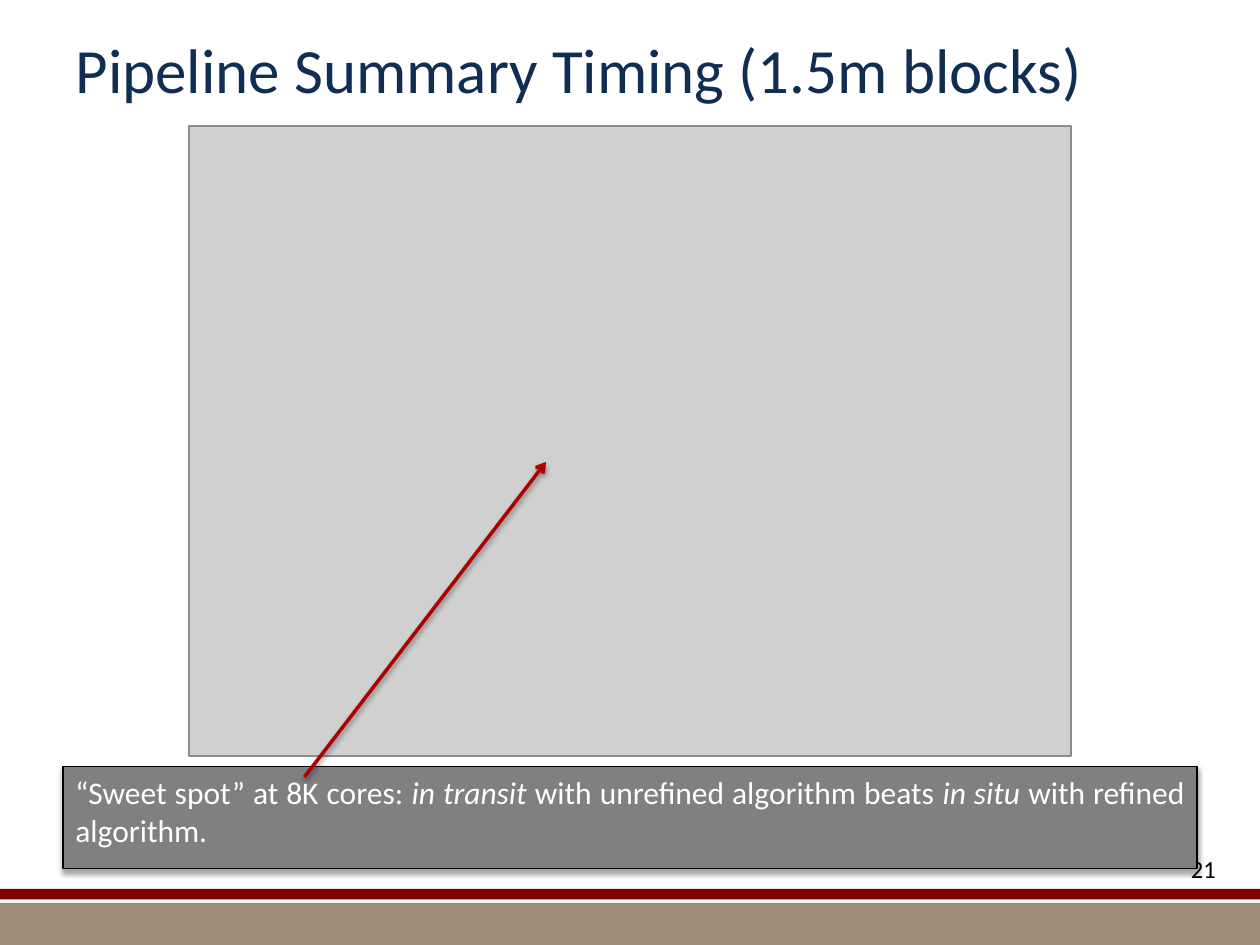
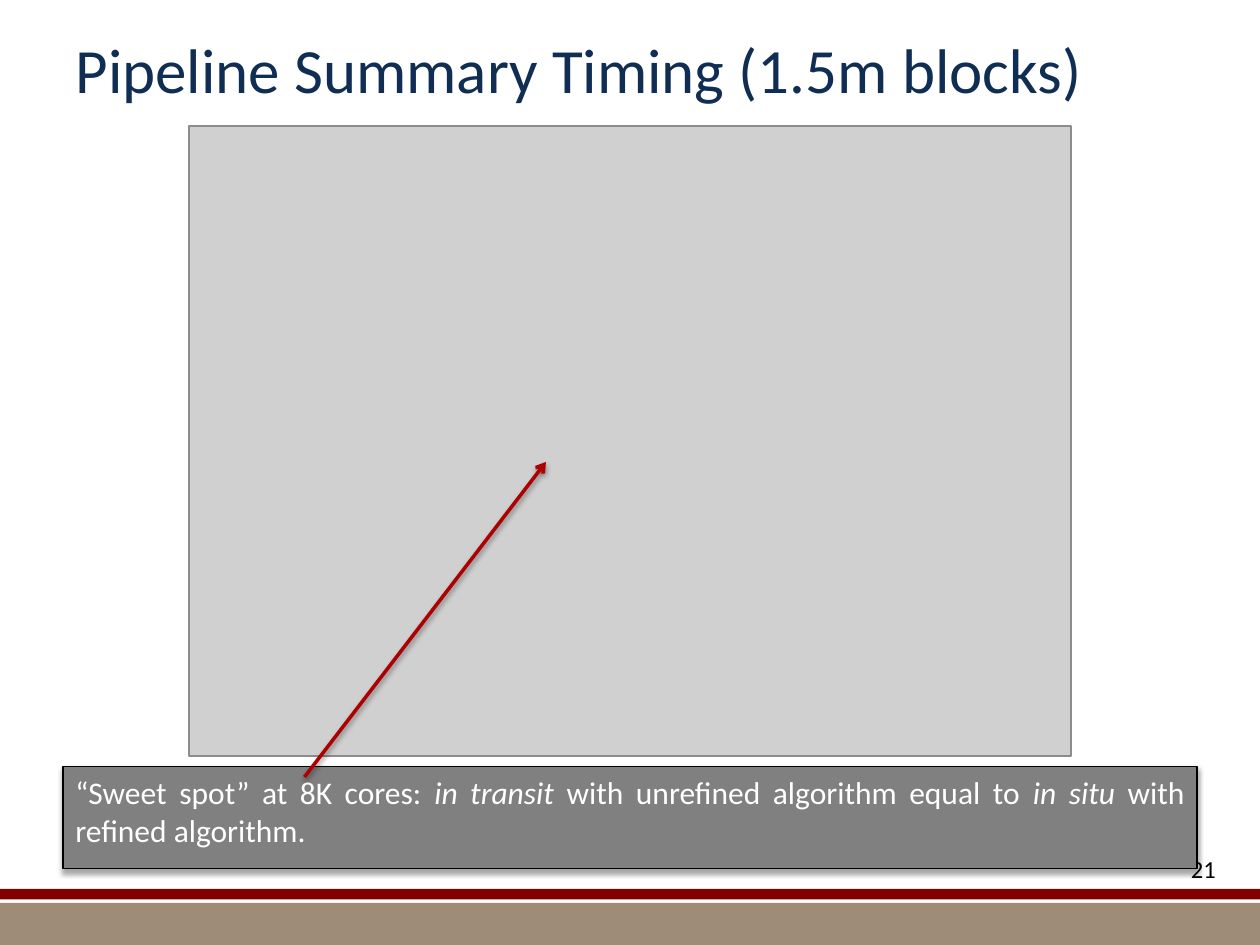
Before and after one commit to kmorel-papers/MilestoneFY13, a slide deck: slide 21 of Summary/SummarySlides.pptx. Drawn at 1260x945 pixels with LibreOffice and Linux fonts; fonts in the diff are those of the drawing; grey boxes stand for pictures; background and template pictures are left out. Boxes give left, top, right and bottom in pixels: in the first picture for what was removed or moved away, otherwise in the second. Text is boxed around its words. In the diff, an @@ line names an element or a change of style, - is before the commit and + after.

```diff
--- a/Summary/SummarySlides.pptx
+++ b/Summary/SummarySlides.pptx
@@ text in rectangle at bbox=[75, 777, 1185, 848]: text changed @@
-“Sweet spot” at 8K cores: in transit with unrefined algorithm beats in situ with refined algorithm.
+“Sweet spot” at 8K cores: in transit with unrefined algorithm equal to in situ with refined algorithm.
```
Also in this commit, not shown: 10 other slides changed, 6 other files.
